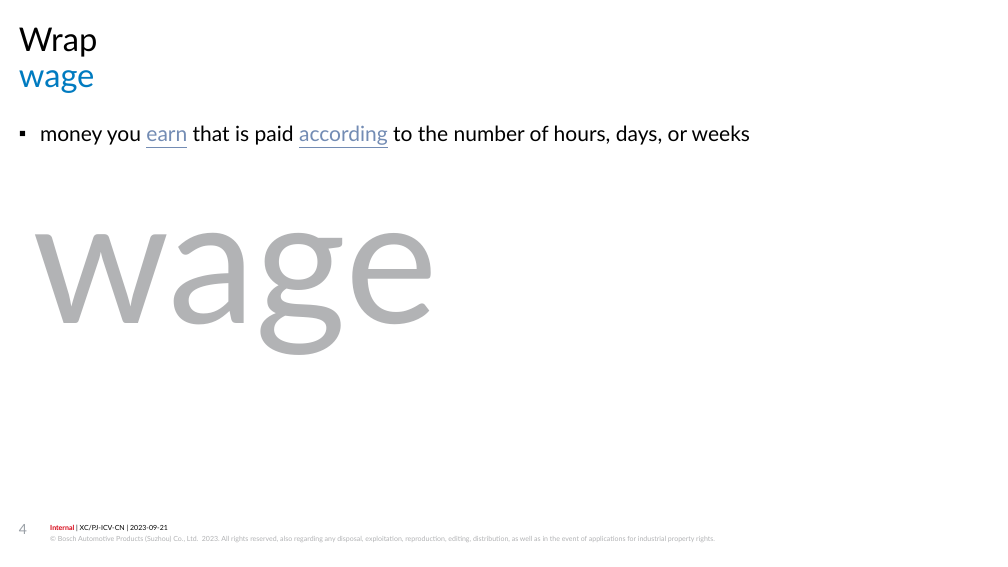
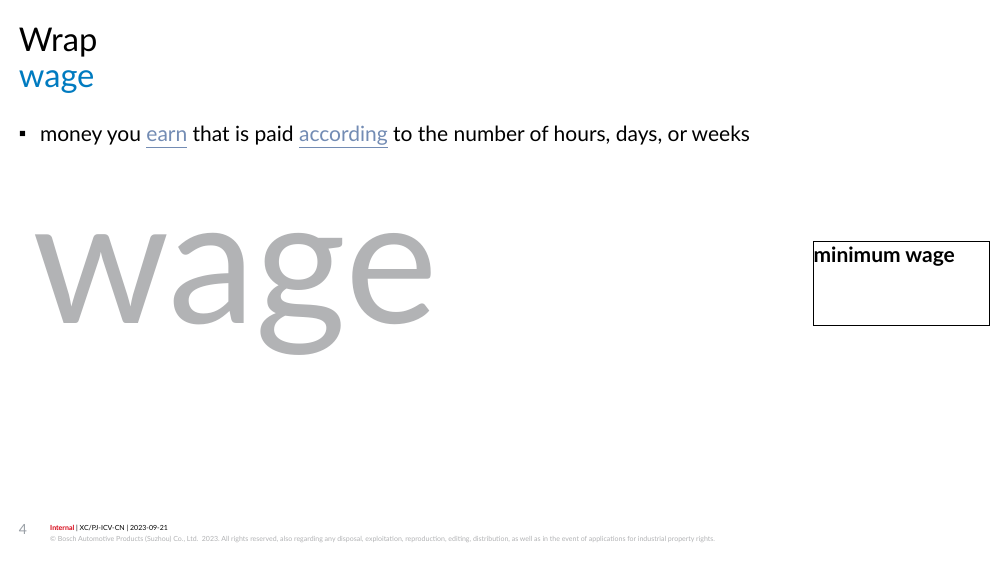
Before and after one commit to jiangyigithub/atomic-habit, a slide deck: slide 4 of longman 3000.pptx. Drawn at 1008x567 pixels with LibreOffice and Linux fonts; fonts in the diff are those of the drawing; background and template pictures are left out. Boxes give left, top, right and bottom in pixels: in the first picture for what was removed or moved away, otherwise in the second. Text is boxed around its words. In the diff, an @@ line names an element or a change of style, - is before the commit and + after.

```diff
--- a/longman 3000.pptx
+++ b/longman 3000.pptx
@@ rectangle added at bbox=[813, 241, 989, 325], outline #000000 0.75 pt, 18 pt, text #000000, bold @@
+minimum wage
```
Also in this commit, not shown: 1 other slide changed, 8 slides added.
